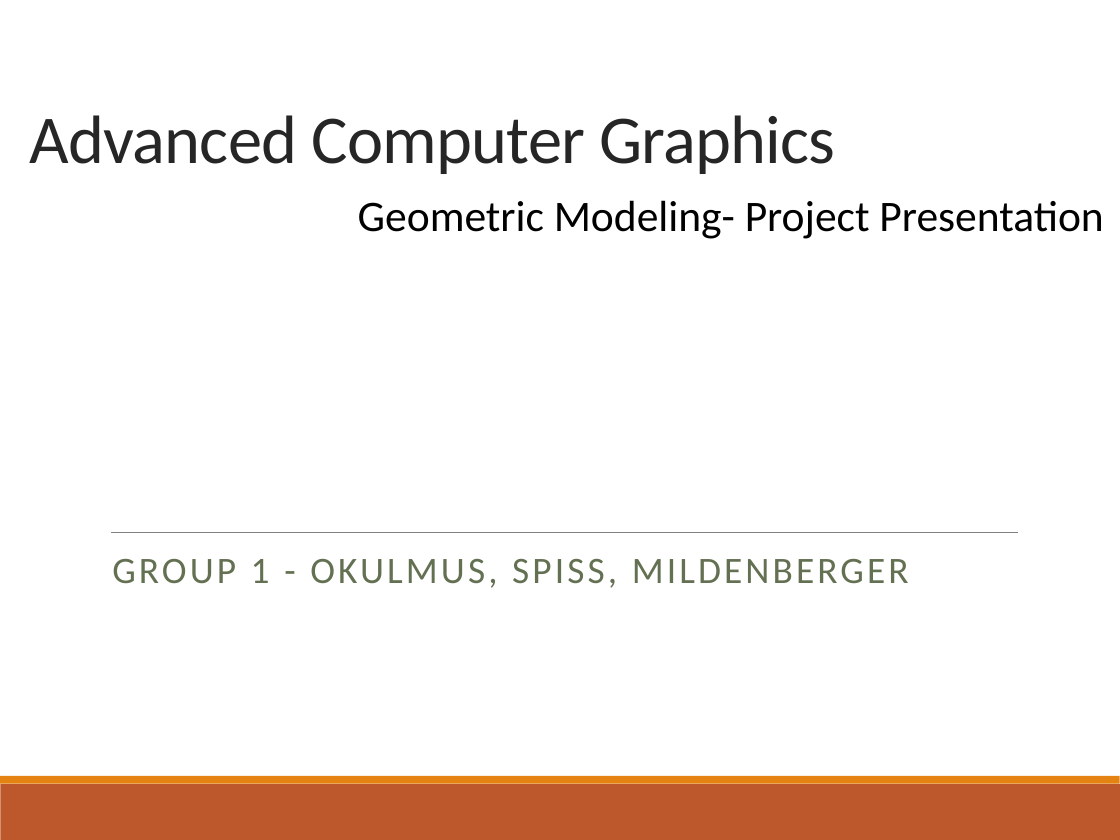
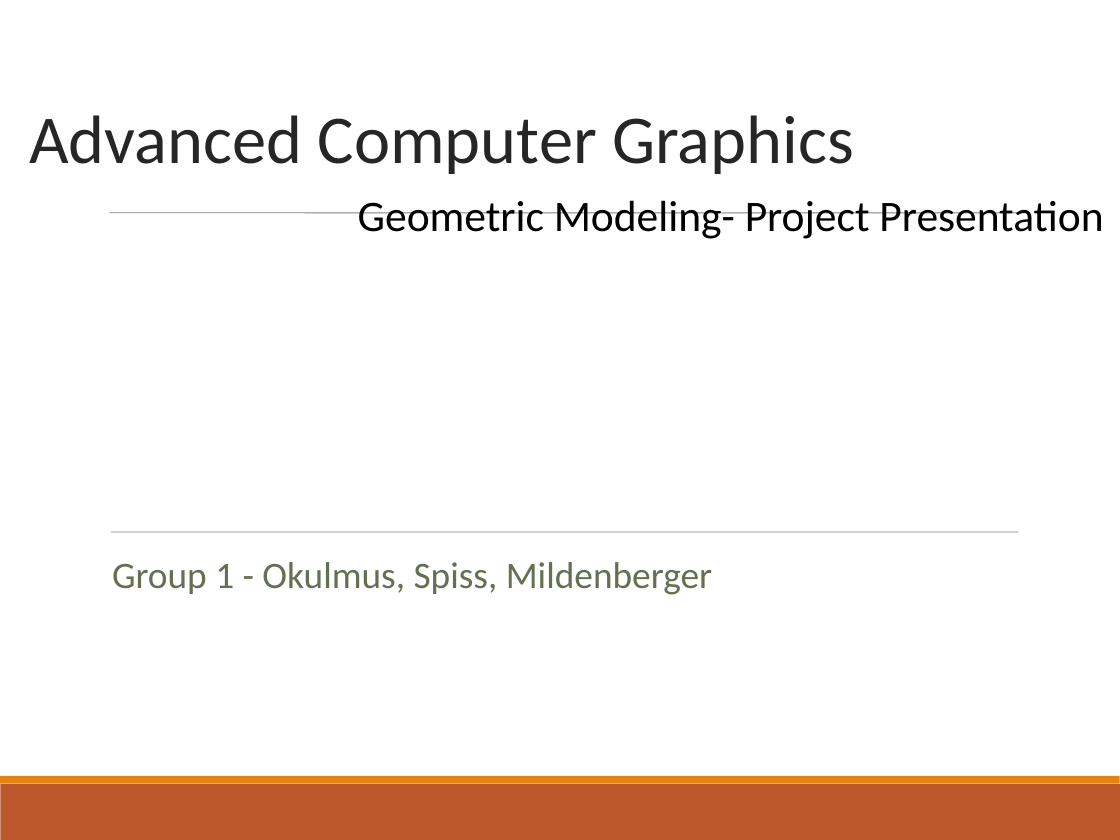
Before and after one commit to Philipp-M/ACG, a slide deck: slide 1 of proceduralTerrainAndTrees_project2/presentation/Advanced Computer Graphics.pptx. Drawn at 1120x840 pixels with LibreOffice and Linux fonts; fonts in the diff are those of the drawing. Boxes give left, top, right and bottom in pixels: in the first picture for what was removed or moved away, otherwise in the second. Text is boxed around its words. In the diff, an @@ line names an element or a change of style, - is before the commit and + after.

```diff
--- a/proceduralTerrainAndTrees_project2/presentation/Advanced Computer Graphics.pptx
+++ b/proceduralTerrainAndTrees_project2/presentation/Advanced Computer Graphics.pptx
@@ text "Advanced Computer Graphics" at (x1=29, y1=115, x2=854, y2=174): letter spacing -0.5 to 0 pt @@
@@ line added from (110, 213) to (1025, 213), #808080 0.51 pt @@
@@ line (111, 532) - (1018, 532): stroke #808080 0.5 pt to #808080 0.51 pt @@
@@ text at (x1=112, y1=562, x2=712, y2=595): text changed @@
-GROUP 1 - OKULMUS, SPISS, MILDENBERGER
+Group 1 - Okulmus, Spiss, Mildenberger
```
Also in this commit, not shown: 5 other slides changed, 12 slides added, 1 slide removed, 2 other files.
